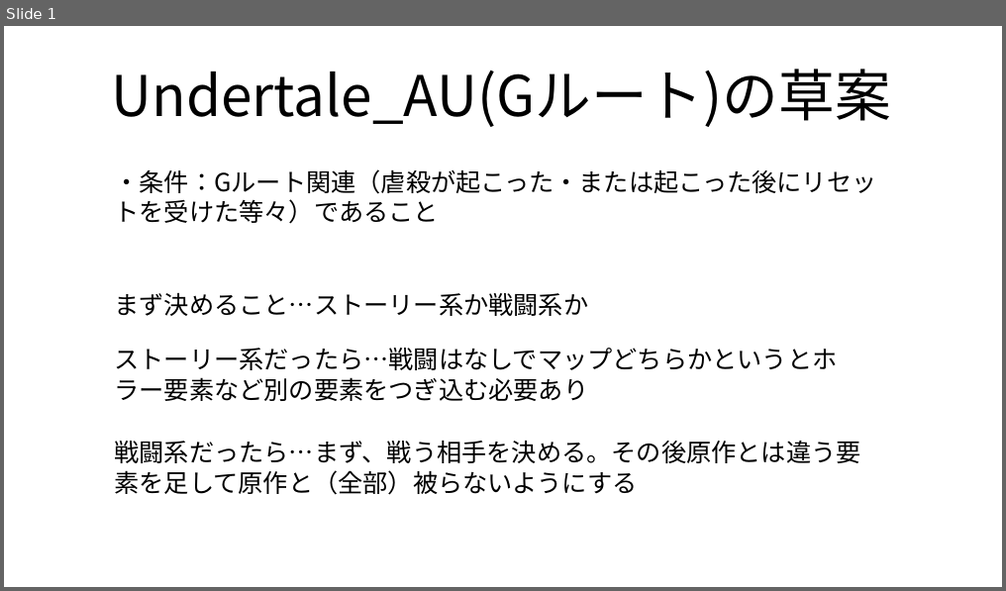
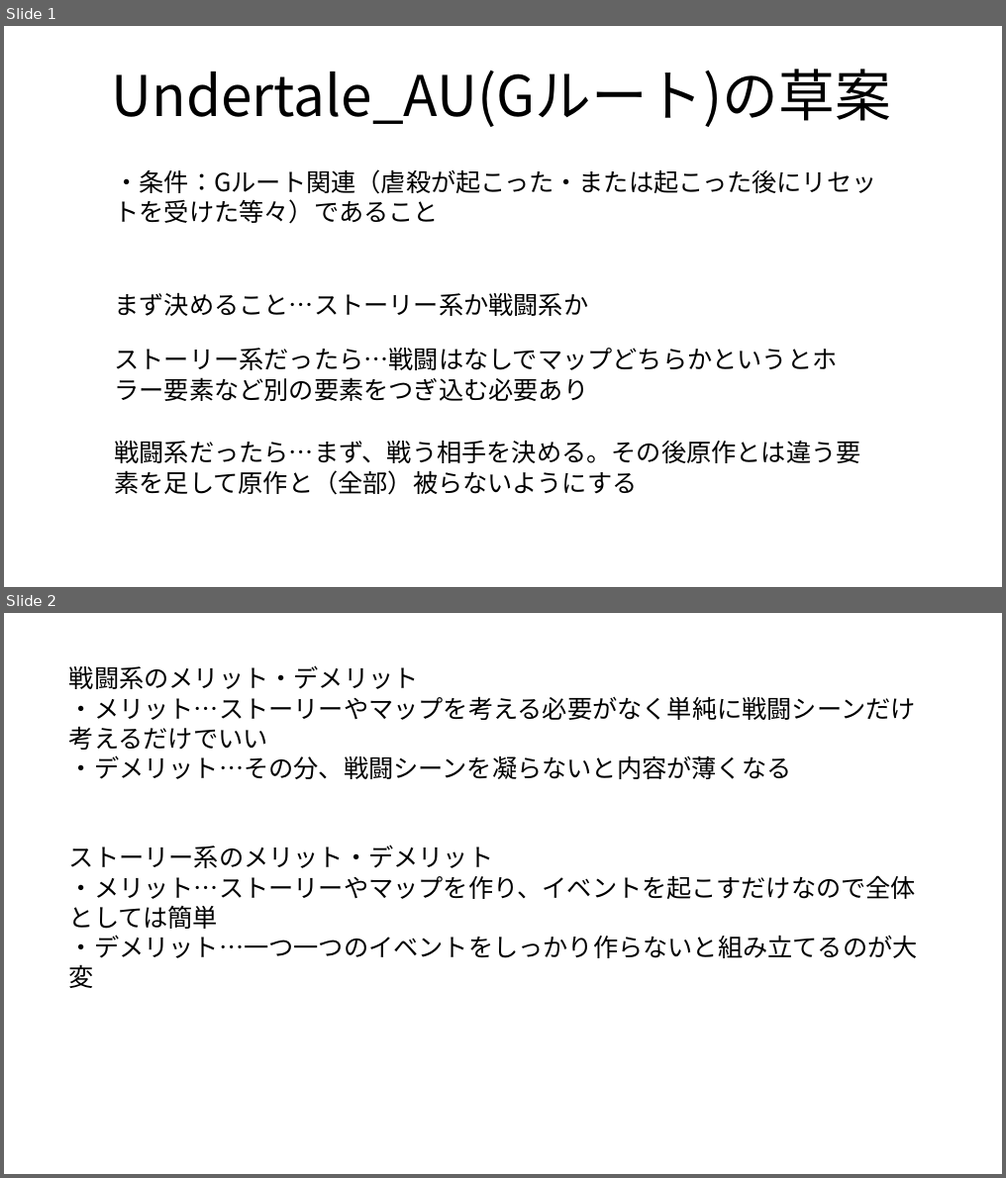
Before and after one commit to nkc20236093/Undertale_AU_G_root, a slide deck: Undertale_AUについて.pptx. Shown one above the other, each under a label of ours: slide 1 before the commit, slides 1 and 2 after it. The pictures are 1006x591 and 1006x1178 pixels, drawn with LibreOffice and Linux fonts; fonts in the diff are those of the drawing. Boxes give left, top, right and bottom in pixels: in the first picture for what was removed or moved away, otherwise in the second. Text is boxed around its words. In the diff, an @@ line names an element or a change of style, - is before the commit and + after.

Commit message:
更新

```diff
--- a/Undertale_AUについて.pptx
+++ b/Undertale_AUについて.pptx
@@ slide 2 added at [4,613,1002,1174], background #FFFFFF @@
@@ text added at [69,665,916,779], 24 pt, text #000000 @@
+戦闘系のメリット・デメリット
+・メリット…ストーリーやマップを考える必要がなく単純に戦闘シーンだけ考えるだけでいい
+・デメリット…その分、戦闘シーンを凝らないと内容が薄くなる
@@ text added at [69,845,918,988], 24 pt, text #000000 @@
+ストーリー系のメリット・デメリット
+・メリット…ストーリーやマップを作り、イベントを起こすだけなので全体としては簡単
+・デメリット…一つ一つのイベントをしっかり作らないと組み立てるのが大変
```
